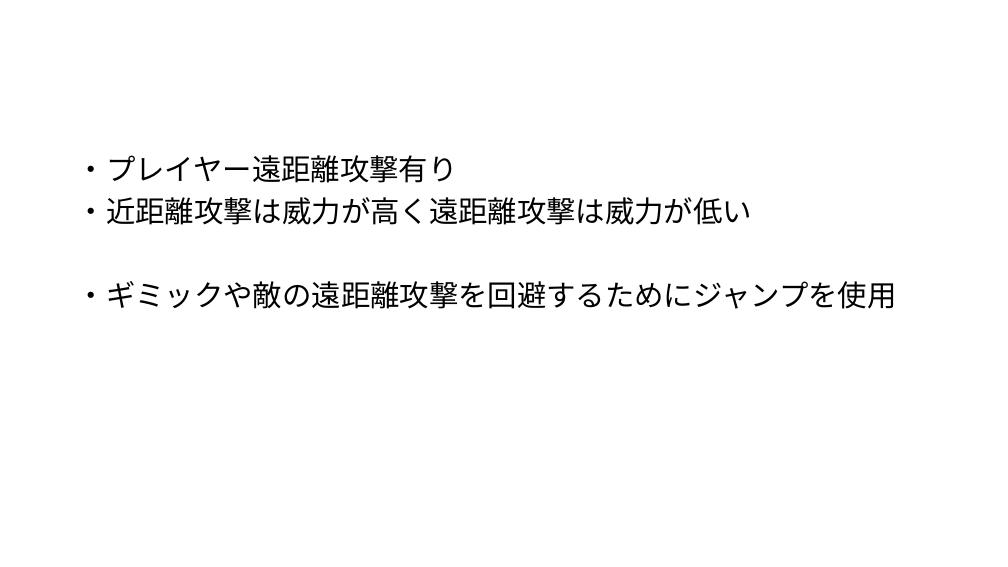
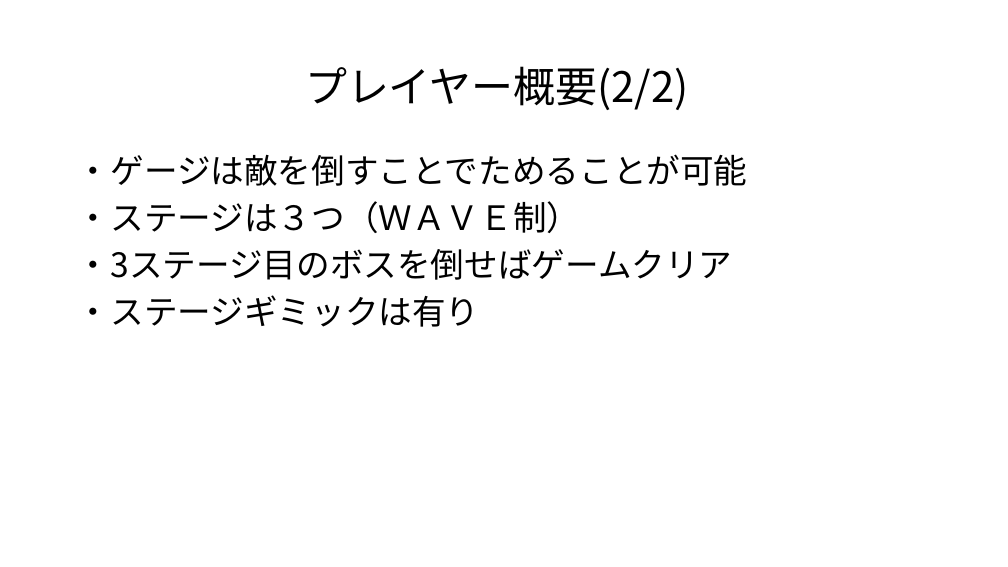
Before and after one commit to GCLUC2019/GameProject, a slide deck: slide 4 of Fukuyama/ゲームキャンプ企画書.pptx. Drawn at 1008x567 pixels with LibreOffice and Linux fonts; fonts in the diff are those of the drawing. Boxes give left, top, right and bottom in pixels: in the first picture for what was removed or moved away, otherwise in the second. Text is boxed around its words. In the diff, an @@ line names an element or a change of style, - is before the commit and + after.

```diff
--- a/Fukuyama/ゲームキャンプ企画書.pptx
+++ b/Fukuyama/ゲームキャンプ企画書.pptx
@@ text added at box(305, 66, 689, 110), 40 pt, text #000000 @@
+プレイヤー概要(2/2)
@@ text at box(77, 154, 748, 327): text changed; size 28 to 32 pt @@
-・プレイヤー遠距離攻撃有り
-・近距離攻撃は威力が高く遠距離攻撃は威力が低い
-・ギミックや敵の遠距離攻撃を回避するためにジャンプを使用
+・ゲージは敵を倒すことでためることが可能
+・ステージは３つ（ＷＡＶＥ制）
+・3ステージ目のボスを倒せばゲームクリア
+・ステージギミックは有り
```
Also in this commit, not shown: 2 other slides changed, 2 slides added, 1 slide removed.
